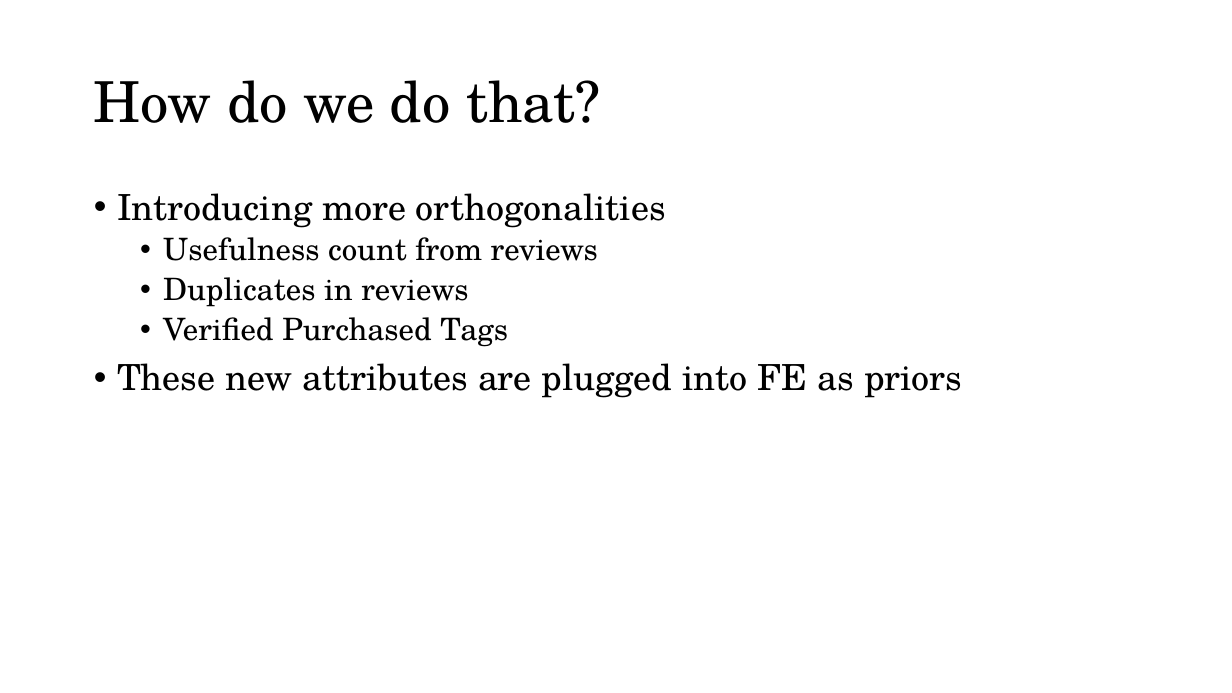
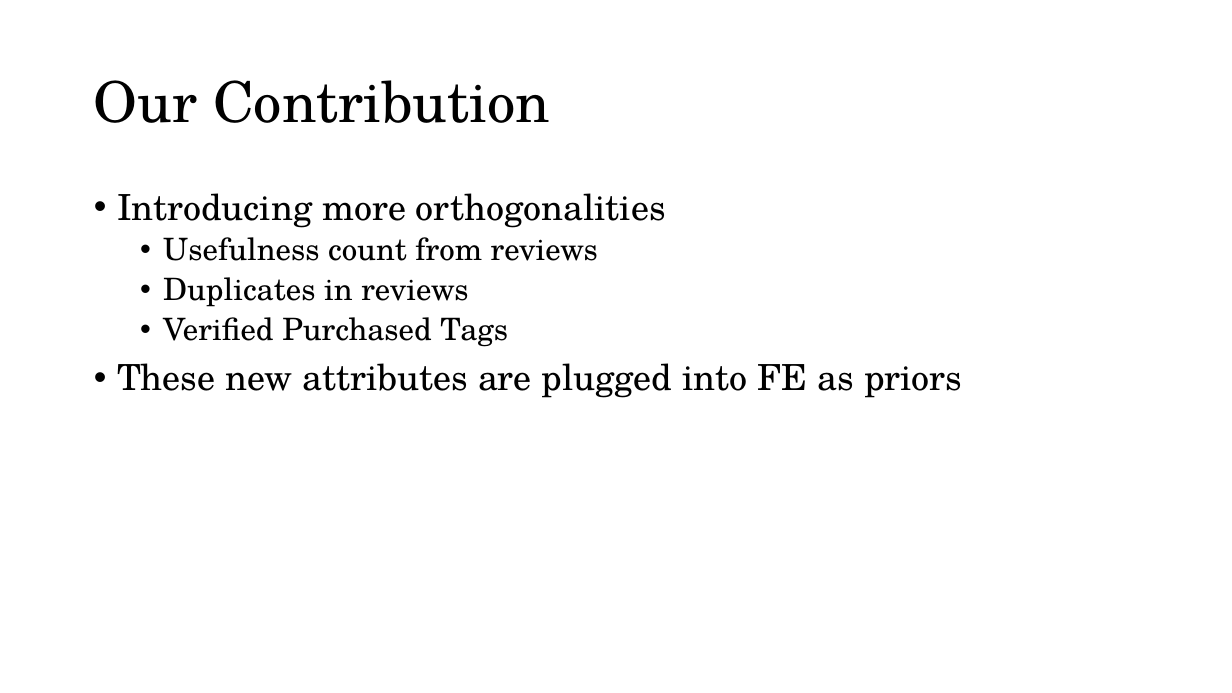
Before and after one commit to rkumar2468/Mining, a slide deck: slide 4 of Documents/Presentation/Course591-Final-Presentation.pptx (slide 5 before the commit). Drawn at 1232x693 pixels with LibreOffice and Linux fonts; fonts in the diff are those of the drawing. Boxes give left, top, right and bottom in pixels: in the first picture for what was removed or moved away, otherwise in the second. Text is boxed around its words. In the diff, an @@ line names an element or a change of style, - is before the commit and + after.

```diff
--- a/Documents/Presentation/Course591-Final-Presentation.pptx
+++ b/Documents/Presentation/Course591-Final-Presentation.pptx
@@ title at (x1=94, y1=80, x2=550, y2=123): text changed @@
-How do we do that?
+Our Contribution
```
Also in this commit, not shown: 6 other slides changed, 3 slides removed.
